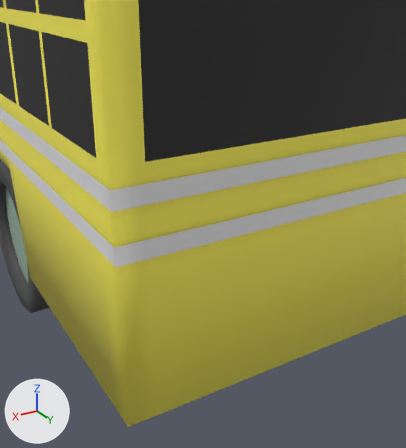
Renders of the FBX model working/subahu/bus/bus_school.fbx from each side of a commit.
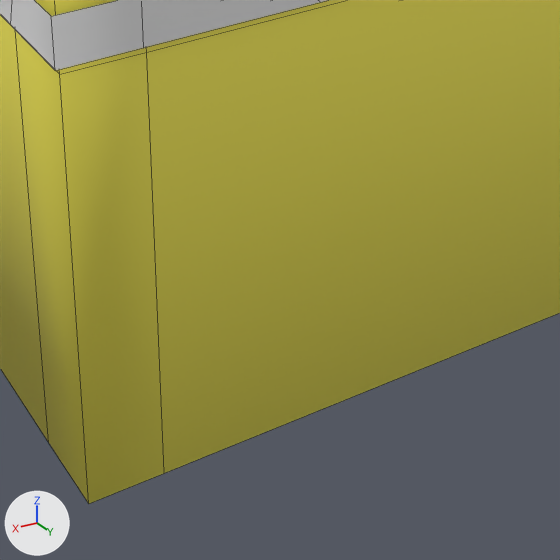
There are two pictures of each version: one from a 50 mm camera at (1.273, 2.005, 1.656) aimed at (0.526, 0.761, 1.033), one close up on the part from 23% to 74% of the width and 54% to 100% of the height. Every picture has the same lights, and +X, +Y and +Z are marked at lower left. The close-ups show mesh edges as thin lines. Where no turn or scale is listed for an object, it has been applied to the vertices.

The first close-up shows 'bus', 'plasticGuard'.
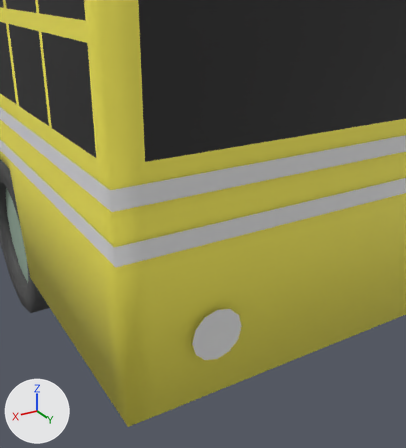
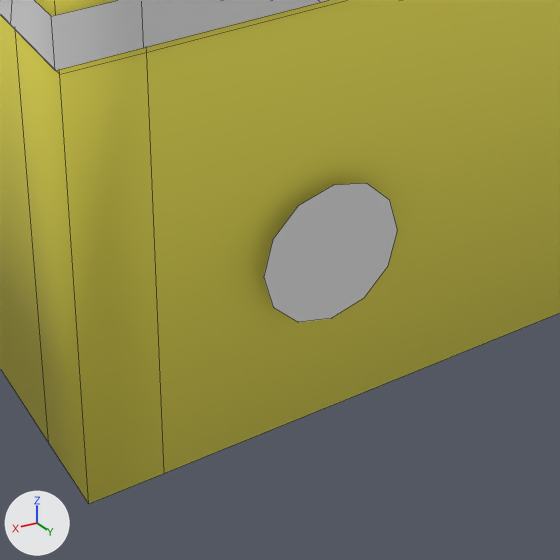
Changed parts and their boxes (x1, y1, x2, y2) in the close-ups (560 x 560 px):
'headLight', added
    after: (264, 183, 398, 322)

Diff of the bpy script that builds the scene:
```diff
--- a/working/subahu/bus/bus_school.fbx.py
+++ b/working/subahu/bus/bus_school.fbx.py
@@ me_circle @@
+me_circle.from_pydata([(0.0, 0.0, -0.082), (-0.041, 0.0, -0.071), (-0.071, 0.0, -0.041), (-0.082, 0.0, 0.0), (-0.071, 0.0, 0.041), (-0.041, 0.0, 0.071), (0.0, 0.0, 0.082), (0.041, 0.0, 0.071), (0.071, 0.0, 0.041), (0.082, 0.0, 0.0), (0.071, 0.0, -0.041), (0.041, 0.0, -0.071)], [], [(1, 2, 3, 4, 5, 6, 7, 8, 9, 10, 11, 0)])
@@ ob_headlight @@
+ob_headlight = bpy.data.objects.new('headLight', me_circle)
+ob_headlight.location = (0.554, 0.886, 0.748)
```
